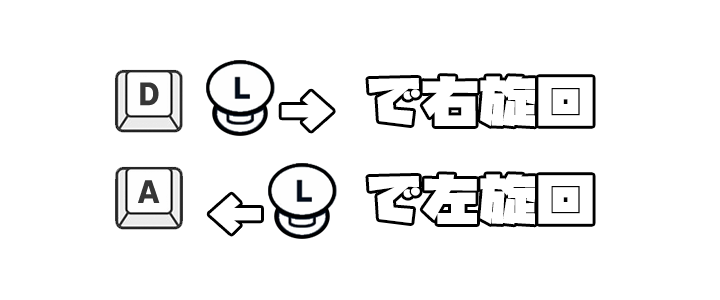
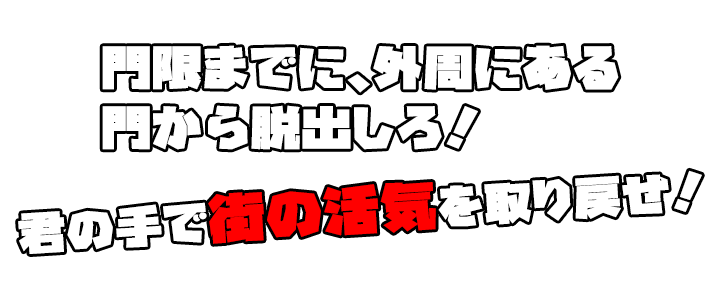
The second 720x300 image is a revision of the first. Changes to its layers:
added group "Lesson6" (1st of 2) with 4 layers above "グループ 11" over (x1=18, y1=45, x2=702, y2=254)
added layer "門限までに、外周にある" in group "Lesson6" over (x1=102, y1=45, x2=619, y2=93)
added layer "門から脱出しろ！" in group "Lesson6" over (x1=102, y1=105, x2=478, y2=150)
added layer "君の手で街の活気を取り戻せ！" (1st of 2, in "Lesson6") in group "Lesson6" over (x1=18, y1=170, x2=702, y2=254)
hid group "Lesson1" (2nd of 2, in "グループ 11") (10 layers), moved it into group "グループ 11" over (x1=114, y1=60, x2=593, y2=239)
